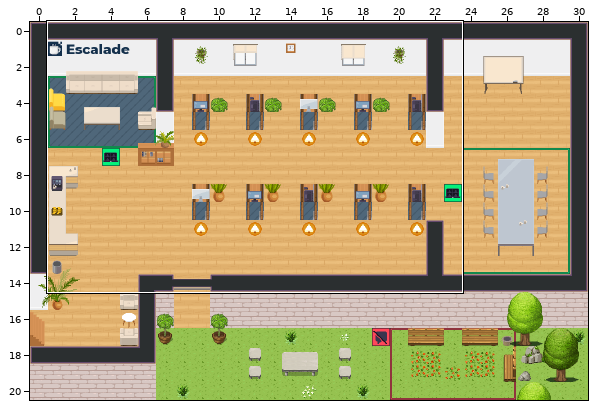
An edit to a level. Tiled map (JSON), office.tmj. The first picture is a wide view before the edit; the outline marks the close-up.
Close-up. First the earlier version:
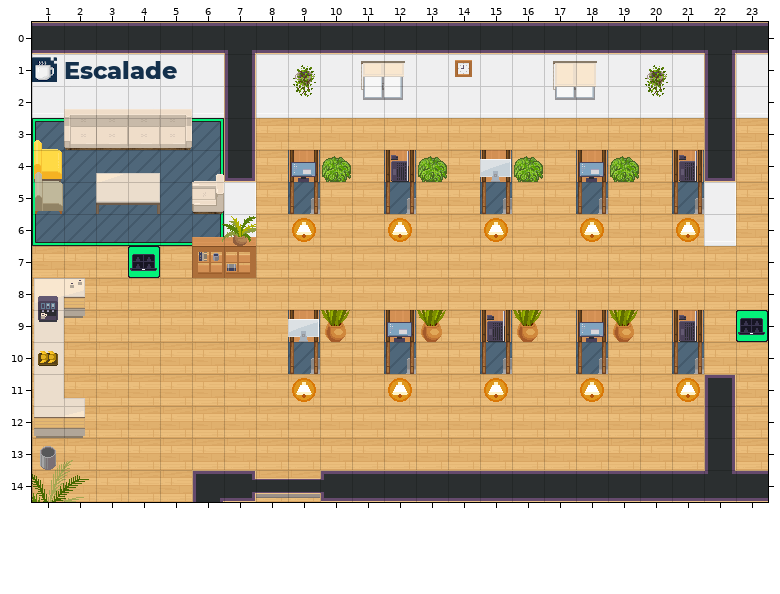
Cells are 32x32 px. Shown: x 1..23, y 0..14.
After:
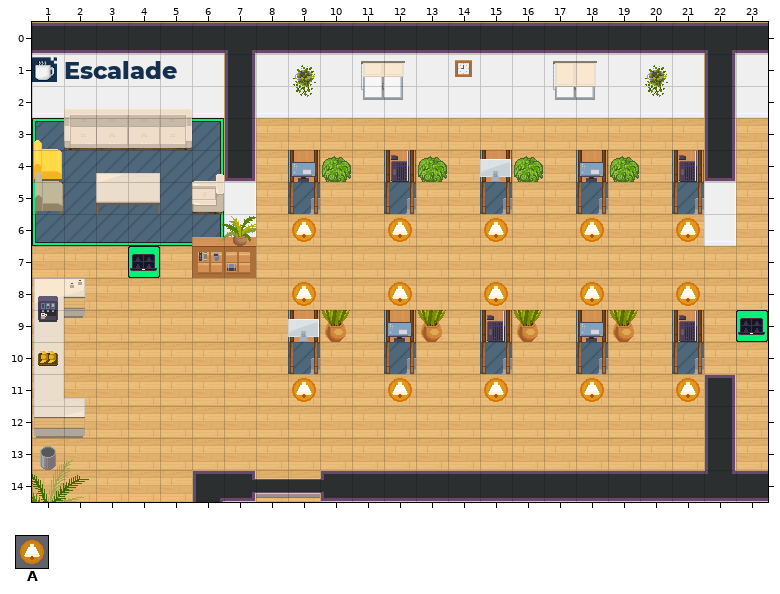
Key: from "WA_User_Interface": A 8.
_ is an empty cell.
Edits made:
Layer "floor/floor2":
y 8: x 9 _ -> A; x 12 _ -> A; x 15 _ -> A; x 18 _ -> A; x 21 _ -> A
Changed places in both close-ups, as pixel boxes (x1, y1, x2, y2):
added: (292, 282, 316, 306)
added: (388, 282, 412, 306)
added: (484, 282, 508, 306)
added: (580, 282, 604, 306)
added: (676, 282, 700, 306)
